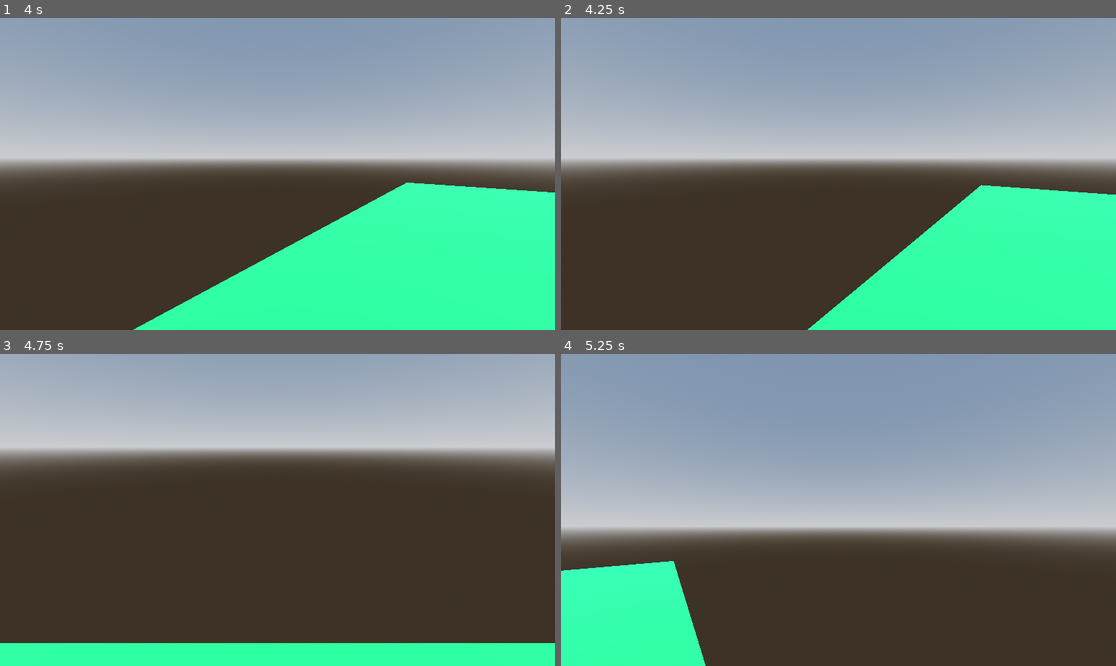
Above: before the commit, frames 1-4 (two rows, left to right).
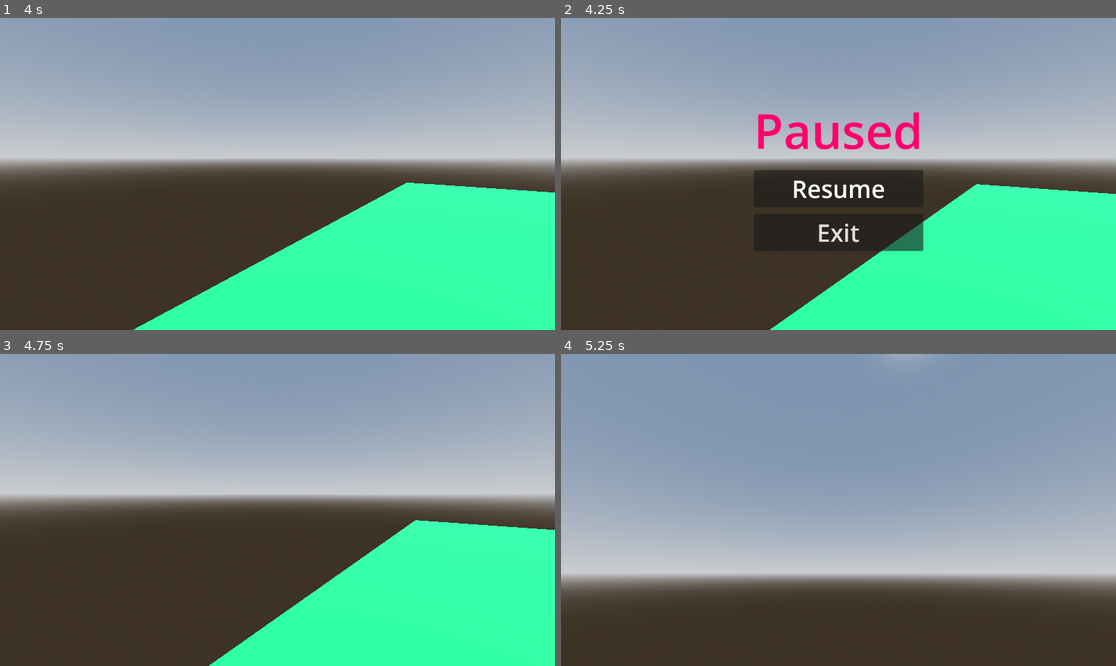
Above: after the commit, the same moments.

Repository: tobisphere/wahky_roguelike
Game: Godot game, scene res://scenes/main_scene.tscn
The game is run twice, just before and just after one commit, with the same random seed, the same clock (stepped at 60 frames per second) and the same inputs. Before the commit the project starts from res://levels/world.tscn.
Inputs (mouse positions are in pixels of both pictures, inside the frame that each line leads up to):
- Up to frame 1 (4 s): tap Enter (ui_accept) at 0.5, 0.77, 1.52, 3.02, 3.77 s; move the mouse to (305, 174) at 0.52 s; hold Up (ui_up) from 0.53 s (still down); move the mouse to (249, 174) at 1.27 s; move the mouse to (288, 167) at 2.02 s; move the mouse to (271, 180) at 2.77 s; move the mouse to (316, 177) at 3.52 s
- Up to frame 2 (4.25 s): keep holding Up (ui_up); tap Escape (ui_cancel) at 4.15 s
- Up to frame 3 (4.75 s): release Up (ui_up) at 4.25 s; click (277, 525) at 4.25 s, where only the run after the commit has a clickable "Resume"
- Up to frame 4 (5.25 s): tap Enter (ui_accept) at 5 s; move the mouse to (794, 506) at 5.02 s; hold Up (ui_up) from 5.03 s (still down)

Frame 1 is identical in both runs. In frame 2, 5.0% of the frame differs, in the area x 34-100%, y 30-100%; in frame 3, 53%, in the area x 0-100%, y 14-100%; in frame 4, 38%.

Commit message:
added gui and pause functionality

Diff:
--- a/characters/player/Player.gd
+++ b/characters/player/Player.gd
@@ -1,5 +1,4 @@
 extends CharacterBody3D
-
 
 const SPEED = 5.0
 const JUMP_VELOCITY = 4.5
@@ -16,6 +15,11 @@
 		head.rotate_y(-event.relative.x * SENSITIVITY)
 		camera.rotate_x(-event.relative.y * SENSITIVITY)
 		camera.rotation.x = clamp(camera.rotation.x, deg_to_rad(-40), deg_to_rad(60))
+	#if event.is_action_pressed("pause"):
+	#	if get_tree().paused:
+	#		pause_menu.hide_menu()
+	#	else:
+	#		pause_menu.show_menu()
 
 func _physics_process(delta: float) -> void:
 	if not is_on_floor():
--- /dev/null
+++ b/gui/PauseMenu.gd
@@ -0,0 +1,26 @@
+extends Control
+
+var pause_toggle = false
+
+func _ready() -> void:
+	self.visible = false
+
+func _input(event: InputEvent) -> void:
+	if event.is_action_pressed("ui_cancel"):
+		pause_and_unpause()
+
+func pause_and_unpause():
+	pause_toggle = !pause_toggle
+	get_tree().paused = pause_toggle
+	self.visible = pause_toggle
+
+	if pause_toggle:
+		Input.set_mouse_mode(Input.MOUSE_MODE_VISIBLE)
+	else:
+		Input.set_mouse_mode(Input.MOUSE_MODE_CAPTURED)
+
+func _on_resume_button_pressed() -> void:
+	pause_and_unpause()
+
+func _on_exit_button_pressed() -> void:
+	get_tree().quit()
--- /dev/null
+++ b/gui/pause_menu.tscn
@@ -0,0 +1,59 @@
+[gd_scene load_steps=3 format=3 uid="uid://cxecpckec33da"]
+
+[ext_resource type="Script" uid="uid://b7op1ihjydnbg" path="res://gui/PauseMenu.gd" id="1_0ons8"]
+
+[sub_resource type="StyleBoxEmpty" id="StyleBoxEmpty_r7i8h"]
+
+[node name="PauseMenu2" type="Control"]
+process_mode = 3
+layout_mode = 3
+anchors_preset = 15
+anchor_right = 1.0
+anchor_bottom = 1.0
+grow_horizontal = 2
+grow_vertical = 2
+size_flags_horizontal = 4
+size_flags_vertical = 4
+script = ExtResource("1_0ons8")
+metadata/_edit_use_anchors_ = true
+
+[node name="PanelContainer" type="PanelContainer" parent="."]
+layout_mode = 1
+anchors_preset = 8
+anchor_left = 0.5
+anchor_top = 0.5
+anchor_right = 0.5
+anchor_bottom = 0.5
+offset_left = -117.00751
+offset_top = -99.63251
+offset_right = 117.00751
+offset_bottom = 99.63251
+grow_horizontal = 2
+grow_vertical = 2
+theme_override_styles/panel = SubResource("StyleBoxEmpty_r7i8h")
+
+[node name="VBoxContainer" type="VBoxContainer" parent="PanelContainer"]
+layout_mode = 2
+theme_override_constants/separation = 14
+alignment = 1
+
+[node name="Label" type="Label" parent="PanelContainer/VBoxContainer"]
+layout_mode = 2
+size_flags_horizontal = 4
+theme_override_colors/font_color = Color(1, 0, 0.42745098, 1)
+theme_override_font_sizes/font_size = 100
+text = "Paused"
+
+[node name="ResumeButton" type="Button" parent="PanelContainer/VBoxContainer"]
+layout_mode = 2
+theme_override_colors/font_color = Color(1, 1, 1, 1)
+theme_override_font_sizes/font_size = 50
+text = "Resume"
+
+[node name="ExitButton" type="Button" parent="PanelContainer/VBoxContainer"]
+layout_mode = 2
+theme_override_font_sizes/font_size = 50
+text = "Exit"
+
+[connection signal="pressed" from="PanelContainer/VBoxContainer/ResumeButton" to="." method="_on_resume_button_pressed"]
+[connection signal="pressed" from="PanelContainer/VBoxContainer/ExitButton" to="." method="_on_exit_button_pressed"]
--- a/levels/world.tscn
+++ b/levels/world.tscn
@@ -1,6 +1,4 @@
-[gd_scene load_steps=7 format=3 uid="uid://b6hjeq7hmxlew"]
-
-[ext_resource type="PackedScene" uid="uid://rkdb3hwmmnnw" path="res://characters/player/player.tscn" id="1_2mgkc"]
+[gd_scene load_steps=6 format=3 uid="uid://b6hjeq7hmxlew"]
 
 [sub_resource type="ProceduralSkyMaterial" id="ProceduralSkyMaterial_2mgkc"]
 sky_horizon_color = Color(0.66224277, 0.6717428, 0.6867428, 1)
@@ -35,8 +33,6 @@
 size = Vector3(4, 1, 5)
 material = SubResource("StandardMaterial3D_2mgkc")
 
-[node name="Player" parent="." instance=ExtResource("1_2mgkc")]
-
 [node name="CSGBox3D2" type="CSGBox3D" parent="."]
 transform = Transform3D(1, 0, 0, 0, 1, 0, 0, 0, 1, 8.468977, 0.47751904, 1.8947613)
 use_collision = true
--- a/project.godot
+++ b/project.godot
@@ -11,7 +11,7 @@
 [application]
 
 config/name="wahky_roguelike"
-run/main_scene="uid://b6hjeq7hmxlew"
+run/main_scene="uid://xqaeleeqawt2"
 config/features=PackedStringArray("4.5", "GL Compatibility")
 config/icon="res://common/icon.svg"
 
@@ -49,6 +49,11 @@
 , Object(InputEventKey,"resource_local_to_scene":false,"resource_name":"","device":-1,"window_id":0,"alt_pressed":false …(183 unchanged characters)…
 ]
 }
+pause={
+"deadzone": 0.2,
+"events": [Object(InputEventKey,"resource_local_to_scene":false,"resource_name":"","device":-1,"window_id":0,"alt_pressed":false,"shift_pressed":false,"ctrl_pressed":false,"meta_pressed":false,"pressed":false,"keycode":0,"physical_keycode":4194305,"key_label":0,"unicode":0,"location":0,"echo":false,"script":null)
+]
+}
 
 [rendering]
 
--- /dev/null
+++ b/scenes/main_scene.tscn
@@ -0,0 +1,13 @@
+[gd_scene load_steps=4 format=3 uid="uid://xqaeleeqawt2"]
+
+[ext_resource type="PackedScene" uid="uid://rkdb3hwmmnnw" path="res://characters/player/player.tscn" id="1_7ykc4"]
+[ext_resource type="PackedScene" uid="uid://cxecpckec33da" path="res://gui/pause_menu.tscn" id="3_7ykc4"]
+[ext_resource type="PackedScene" uid="uid://b6hjeq7hmxlew" path="res://levels/world.tscn" id="3_gubc5"]
+
+[node name="MainScene" type="Node3D"]
+
+[node name="Player" parent="." instance=ExtResource("1_7ykc4")]
+
+[node name="World" parent="." instance=ExtResource("3_gubc5")]
+
+[node name="PauseMenu2" parent="." instance=ExtResource("3_7ykc4")]
Not shown, added: gui/PauseMenu.gd.uid
Not shown, changed: docs/README.md
